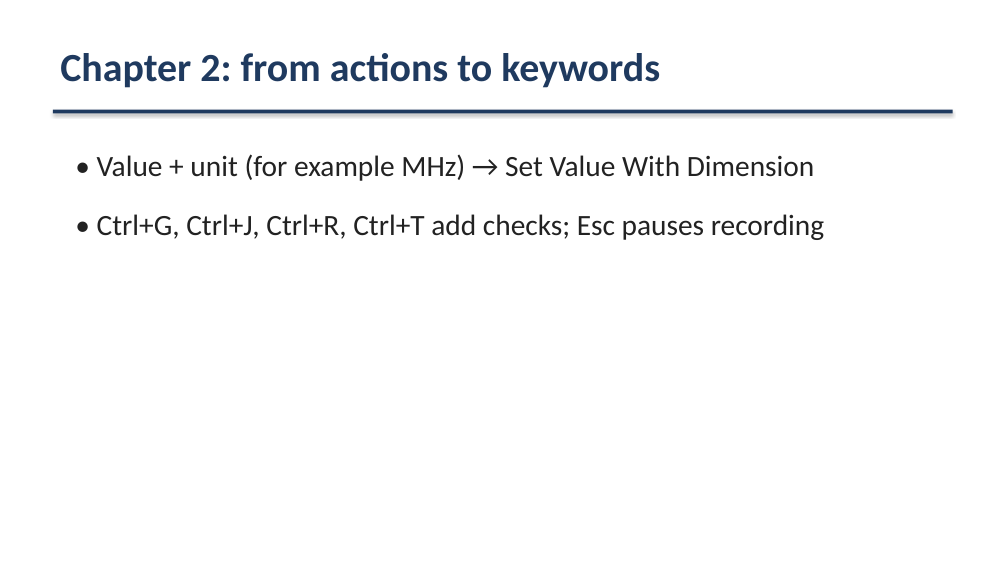
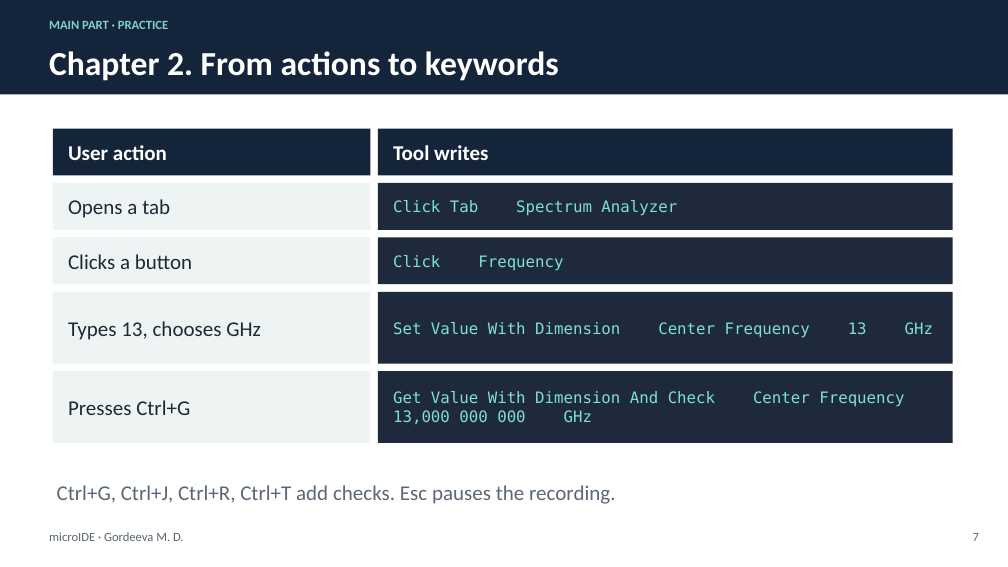
Before and after one commit to gordi27/microide, a slide deck: slide 7 of presentation/microIDE_presentation.pptx. Drawn at 1008x567 pixels with LibreOffice and Linux fonts; fonts in the diff are those of the drawing. Boxes give left, top, right and bottom in pixels: in the first picture for what was removed or moved away, otherwise in the second. Text is boxed around its words. In the diff, an @@ line names an element or a change of style, - is before the commit and + after.

```diff
--- a/presentation/microIDE_presentation.pptx
+++ b/presentation/microIDE_presentation.pptx
@@ rectangle: place and size @@
-rectangle at <box>53,110,953,113</box>
+rectangle at <box>0,0,1008,95</box>
@@ rectangle at <box>0,0,1008,95</box>: fill #1F3A5F to #14243B; shadow off @@
@@ text added at <box>49,21,168,29</box>, 12 pt, text #7FD1C7, bold @@
+MAIN PART · PRACTICE
@@ text at <box>49,51,559,81</box>: text changed; size 38 to 32 pt; text colour #1F3A5F to #FFFFFF @@
-Chapter 2: from actions to keywords
+Chapter 2. From actions to keywords
@@ rectangle added at <box>53,129,371,175</box>, fill #14243B @@
@@ text added at <box>68,145,167,160</box>, 20 pt, text #FFFFFF, bold @@
+User action
@@ rectangle added at <box>378,129,953,175</box>, fill #14243B @@
@@ text added at <box>393,145,488,160</box>, 20 pt, text #FFFFFF, bold @@
+Tool writes
@@ rectangle added at <box>53,183,371,230</box>, fill #EEF4F3 @@
@@ text added at <box>68,199,170,218</box>, 20 pt, text #1F2937 @@
+Opens a tab
@@ rectangle added at <box>378,183,953,230</box>, fill #1E293B @@
@@ text added at <box>393,200,677,216</box>, 15 pt, text #7FE0D0 @@
+Click Tab Spectrum Analyzer
@@ rectangle added at <box>53,237,371,284</box>, fill #EEF4F3 @@
@@ rectangle added at <box>378,237,953,284</box>, fill #1E293B @@
@@ text added at <box>68,254,192,269</box>, 20 pt, text #1F2937 @@
+Clicks a button
@@ text added at <box>393,255,563,271</box>, 15 pt, text #7FE0D0 @@
+Click Frequency
@@ rectangle added at <box>53,292,371,364</box>, fill #EEF4F3 @@
@@ rectangle added at <box>378,292,953,364</box>, fill #1E293B @@
@@ text added at <box>68,321,261,340</box>, 20 pt, text #1F2937 @@
+Types 13, chooses GHz
@@ text added at <box>393,322,933,337</box>, 15 pt, text #7FE0D0 @@
+Set Value With Dimension Center Frequency 13 GHz
@@ rectangle added at <box>53,371,371,443</box>, fill #EEF4F3 @@
@@ rectangle added at <box>378,371,953,443</box>, fill #1E293B @@
@@ text added at <box>68,400,190,415</box>, 20 pt, text #1F2937 @@
+Presses Ctrl+G
@@ text added at <box>393,391,715,424</box>, 15 pt, text #7FE0D0 @@
+Get Value With Dimension And Check Center Frequency 13,000 000 000 GHz
@@ text at <box>57,485,615,504</box>: text changed; size 28 to 20 pt; text colour #222222 to #5B6775 @@
-• Value + unit (for example MHz) → Set Value With Dimension
-• Ctrl+G, Ctrl+J, Ctrl+R, Ctrl+T add checks; Esc pauses recording
+Ctrl+G, Ctrl+J, Ctrl+R, Ctrl+T add checks. Esc pauses the recording.
@@ text added at <box>49,532,184,541</box>, 12 pt, text #5B6775 @@
+microIDE · Gordeeva M. D.
@@ text added at <box>973,533,979,541</box>, 12 pt, text #5B6775 @@
+7
```
Also in this commit, not shown: 6 other slides changed, 2 slides added, 2 slides removed, 2 other files.
